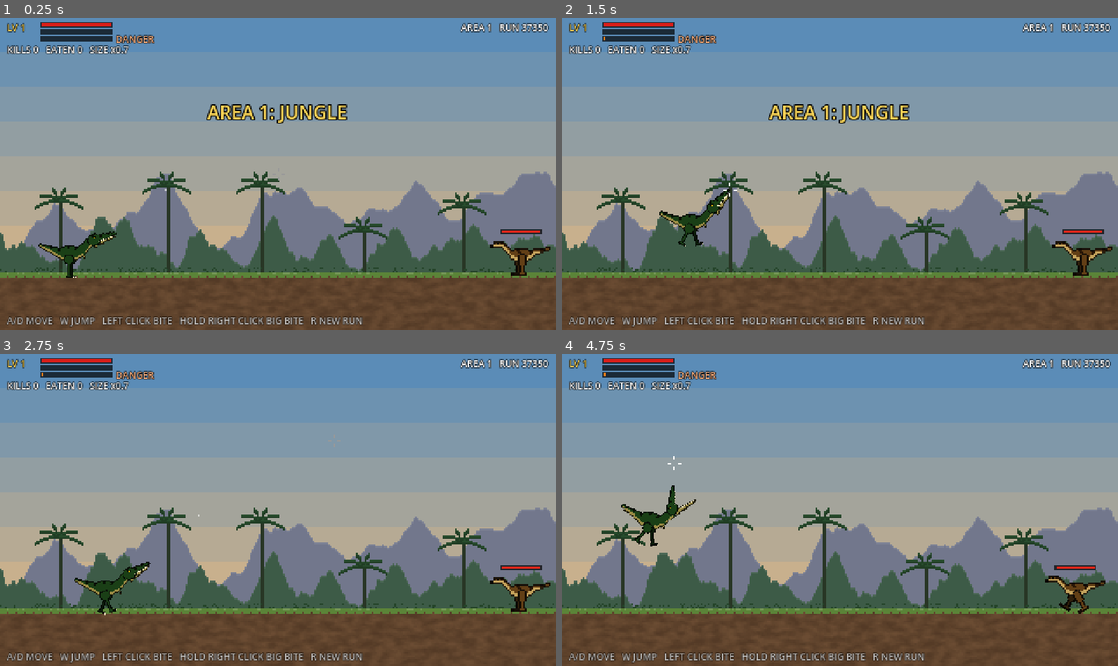
Above: before the commit, frames 1-4 (two rows, left to right).
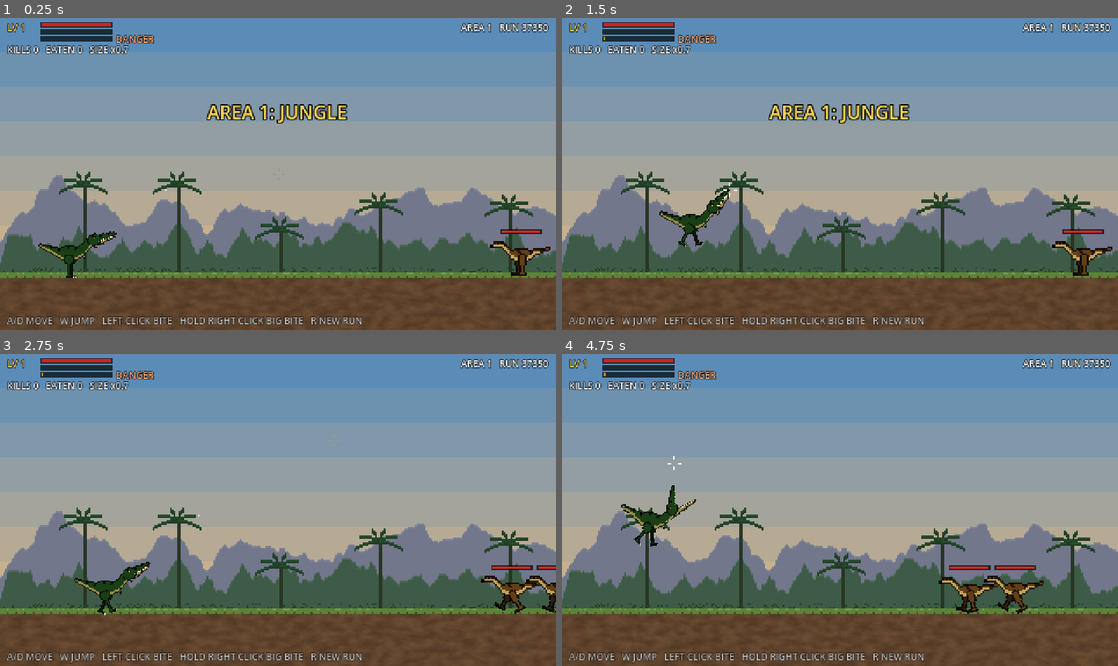
Above: after the commit, the same moments.

Repository: eflare17/Smashed-tv
Game: Godot game, scene res://main.tscn
Same seed, same stepped clock (60 frames per second), same inputs: the game is played once before the commit and once after it.
Inputs (mouse positions are in pixels of both pictures, inside the frame that each line leads up to):
- Up to frame 1 (0.25 s): no input
- Up to frame 2 (1.5 s): tap Enter at 0.5 s; move the mouse to (962, 158) at 0.52 s; hold D (right) 0.53-1.28 s; hold Right mouse button (big) 0.53-1.28 s; tap W (jump) at 0.77, 1.07 s; click (962, 158) at 0.8 s; move the mouse to (728, 189) at 1.27 s; hold A (left) from 1.28 s (still down); click (728, 189) at 1.35 s
- Up to frame 3 (2.75 s): tap W (jump) at 1.52, 1.55, 1.82, 2.1 s; move the mouse to (333, 441) at 2.02 s; release A (left) at 2.03 s; hold D (right) from 2.03 s (still down); hold Right mouse button (big) from 2.03 s (still down)
- Up to frame 4 (4.75 s): move the mouse to (812, 572) at 2.77 s; release D (right) at 2.78 s; release Right mouse button (big) at 2.78 s; hold Up 2.78-3.53 s; right-click (812, 572) at 2.85 s; tap W (jump) at 3.02, 3.32, 3.77, 3.8, 4.07, 4.52 s; click (812, 572) at 3.05 s; move the mouse to (1006, 556) at 3.52 s; press the mouse at (1006, 556) at 3.53 s; hold A (left) from 3.53 s (still down); move the mouse to (673, 463) at 4.27 s; release the mouse at (673, 463) at 4.28 s; tap 1 (pick1) at 4.35 s; right-click (673, 463) at 4.55 s

The runs differ from the first frame. In frame 1, 12% of the frame differs, in the area x 0-100%, y 49-82%; in frame 2, 12%; in frame 3, 13%; in frame 4, 13%, in the area x 0-100%, y 49-84%.

Commit message:
Dino: leg bites slow and cripple; rises, plateaus and shelves in the ground
- Speed follows the legs left (whole: full, gone: 30%), with a limp; under half
  their legs they're crippled: hunters can't jump, chargers can't charge
- Terrain: low rises walked up in steps, plateaus to jump onto (herds on top),
  one-way rock shelves in the air; creatures spawn on whatever's under them
- Fix: the terrain wasn't drawn (a local shadowed the slab list)
- Tests: 52 checks; tests/shot_terrain.gd photographs each kind

Co-Authored-By: Claude Fable 5.1 <noreply@anthropic.com>

Diff:
--- a/dino/scripts/area.gd
+++ b/dino/scripts/area.gd
@@ -29,6 +29,10 @@
 var palette: Array
 ## Rect2s: each obstacle's box, standing on the ground (what dinosaurs bump into and stand on).
 var obstacles: Array[Rect2] = []
+## Rock shelves in the air (one-way: jump up through, stand on), and the raised-ground slabs (drawn as ground).
+var platforms: Array[Rect2] = []
+var ground: Array[Rect2] = []
+var ground_y_ := 226.0
 ## Where herds start: [x, how many, which kind (HERD_*)].
 var herds: Array = []
 var exit_x := 0.0
@@ -39,16 +43,21 @@
 ## Lays the area out (no nodes yet): its length, obstacles, herds.
 func generate(n: int, run_seed: int, ground_y: float) -> void:
 	number = n
+	ground_y_ = ground_y
 	seed_value = hash([run_seed, n])
 	_rng.seed = seed_value
 	palette = PALETTES[(n - 1) % PALETTES.size()]
 	width = 2200 + n * 400 + _rng.randi_range(0, 600)
 	exit_x = width - 24.0
 	obstacles.clear()
+	platforms.clear()
+	ground.clear()
 	herds.clear()
 	var x := 360.0
 	while x < width - 260.0:
-		if _rng.randf() < 0.65:
+		var roll := _rng.randf()
+		if roll < 0.3:
+			# a rock to jump or a log to hop
 			if _rng.randf() < 0.55:
 				var w := _rng.randi_range(16, 30)
 				var h := _rng.randi_range(12, 22)
@@ -57,12 +66,43 @@
 				var w := _rng.randi_range(30, 48)
 				var h := _rng.randi_range(8, 11)
 				obstacles.append(Rect2(x, ground_y - h, w, h))
+		elif roll < 0.55:
+			# raised ground: a rise you walk up in steps (low) or a plateau you have to jump onto (high), sometimes
+			# with a herd grazing on top
+			var w := _rng.randi_range(120, 260)
+			var high := _rng.randf() < 0.4
+			var h := _rng.randi_range(26, 36) if high else _rng.randi_range(10, 12)
+			var top := Rect2(x, ground_y - h, w, h)
+			obstacles.append(top)
+			ground.append(top)
+			if not high:
+				# a step up and down either side
+				for side: Array in [[x - 14.0, 1], [x + w, 1]]:
+					var st := Rect2(side[0], ground_y - h * 0.5, 14, h * 0.5)
+					obstacles.append(st)
+					ground.append(st)
+			if _rng.randf() < 0.6:
+				var kind := herd_kind(_rng)
+				herds.append([x + w * 0.5, 1 if kind == HERD_CHARGER else _rng.randi_range(1, 2), kind])
+			x += w
+		elif roll < 0.7:
+			# a rock shelf in the air: jump up through it and stand on it
+			var w := _rng.randi_range(40, 72)
+			platforms.append(Rect2(x, ground_y - _rng.randi_range(28, 36), w, 6))
 		else:
 			var kind := herd_kind(_rng)
 			herds.append([x + _rng.randf_range(-40.0, 40.0), 1 if kind == HERD_CHARGER else _rng.randi_range(1, 2 + mini(n, 2)), kind])
 		x += _rng.randf_range(170.0, 380.0)
 	# always something to eat near the start
 	herds.push_front([300.0, 2, HERD_RUNNER])
+
+## Where the feet go at `x`: the ground, or the top of raised ground there.
+func floor_at(x: float) -> float:
+	var y := ground_y_
+	for slab in ground:
+		if x >= slab.position.x and x <= slab.end.x:
+			y = minf(y, slab.position.y)
+	return y
 
 ## Builds the nodes: sky, parallax hills and jungle, the ground, the obstacles, the stain layer, the exit sign.
 func build(view: Vector2, ground_y: float) -> void:
@@ -82,23 +122,23 @@
 	_add_layer(_ridge(960, 90, 40.0, 0.03, palette[3]), 0.4, ground_y - 88)
 	_add_layer(_jungle(960, 70, palette[4]), 0.7, ground_y - 66)
 
-	var ground := Image.create(width, int(view.y - ground_y) + 4, false, Image.FORMAT_RGBA8)
+	var ground_img := Image.create(width, int(view.y - ground_y) + 4, false, Image.FORMAT_RGBA8)
 	var n := FastNoiseLite.new()
 	n.seed = seed_value
 	n.frequency = 0.08
 	var light: Color = palette[5]
 	var dark: Color = palette[6]
 	var grass: Color = palette[7]
-	for y in ground.get_height():
+	for y in ground_img.get_height():
 		for x in width:
 			var c := light.lerp(dark, clampf(n.get_noise_2d(x, y * 2.0) + 0.5, 0.0, 1.0))
 			if y < 3:
 				c = grass if (y < 2 or (x * 7 + y) % 5 != 0) else c
 				if y == 0 and n.get_noise_1d(x * 3.0) > 0.2:
 					c = grass.lightened(0.15)
-			ground.set_pixel(x, y, c)
+			ground_img.set_pixel(x, y, c)
 	var g := Sprite2D.new()
-	g.texture = ImageTexture.create_from_image(ground)
+	g.texture = ImageTexture.create_from_image(ground_img)
 	g.centered = false
 	g.position = Vector2(0, ground_y - 3)
 	g.z_index = -6
@@ -108,7 +148,23 @@
 	stains.z_index = -5
 	add_child(stains)
 
+	for slab in ground:
+		var s := Sprite2D.new()
+		s.texture = ImageTexture.create_from_image(_slab(int(slab.size.x), int(slab.size.y), light, dark, grass))
+		s.centered = false
+		s.position = slab.position
+		s.z_index = -4
+		add_child(s)
+	for pf in platforms:
+		var s := Sprite2D.new()
+		s.texture = ImageTexture.create_from_image(_shelf(int(pf.size.x), int(pf.size.y) + 4))
+		s.centered = false
+		s.position = pf.position
+		s.z_index = -3
+		add_child(s)
 	for o in obstacles:
+		if ground.has(o):
+			continue
 		var img: Image
 		if o.size.y > 11.5:
 			img = DinoArt.rock(int(o.size.x), int(o.size.y), _rng)
@@ -183,6 +239,35 @@
 				img.set_pixel(xx, y, leaf.darkened(0.1))
 	return img
 
+## A slab of raised ground: dirt with a grass top and darker edges.
+func _slab(w: int, h: int, light: Color, dark: Color, grass: Color) -> Image:
+	var img := Image.create(w, h + 3, false, Image.FORMAT_RGBA8)
+	var n := FastNoiseLite.new()
+	n.seed = _rng.randi()
+	n.frequency = 0.1
+	for y in h + 3:
+		for x in w:
+			var c := light.lerp(dark, clampf(n.get_noise_2d(x, y * 2.0) + 0.5, 0.0, 1.0))
+			if y < 3:
+				c = grass if (y < 2 or (x * 7 + y) % 5 != 0) else c
+			if x == 0 or x == w - 1:
+				c = c.darkened(0.3)
+			img.set_pixel(x, y, c)
+	return img
+
+## A rock shelf: a grey slab, lighter on top, with a few lumps underneath.
+func _shelf(w: int, h: int) -> Image:
+	var img := Image.create(w, h, false, Image.FORMAT_RGBA8)
+	var grey := Color(0.48, 0.47, 0.45)
+	for y in h:
+		for x in w:
+			var edge := x < 2 or x >= w - 2
+			if y >= h - 2 and (edge or (x * 5 + y) % 7 < 3):
+				continue
+			var c := grey.lightened(0.15) if y == 0 else (grey.darkened(0.25) if y >= h - 3 or edge else grey)
+			img.set_pixel(x, y, c)
+	return img
+
 ## A random kind of herd: small runners most often, then the big grazers, now and then a charger. PLACEHOLDER mix.
 func herd_kind(rng: RandomNumberGenerator) -> int:
 	var r := rng.randf()
--- a/dino/scripts/charger.gd
+++ b/dino/scripts/charger.gd
@@ -34,12 +34,12 @@
 			if _t <= 0.0:
 				_t = rng.randf_range(2.0, 4.0)
 				_dir = [-1.0, 0.0, 0.0, 1.0][rng.randi() % 4]
-			vel.x = move_toward(vel.x, _dir * wander_speed, delta * 200.0)
+			vel.x = move_toward(vel.x, _dir * wander_speed * leg_speed(), delta * 200.0)
 			if _dir != 0.0:
 				set_facing(_dir)
 		ANGRY:
 			set_facing(to)
-			vel.x = move_toward(vel.x, signf(to) * WALK, delta * 200.0)
+			vel.x = move_toward(vel.x, signf(to) * WALK * leg_speed(), delta * 200.0)
 			if absf(to) < 120.0:
 				state = PAW
 				_t = 0.7
@@ -49,14 +49,17 @@
 		PAW:
 			set_facing(to)
 			vel.x = move_toward(vel.x, 0.0, delta * 400.0)
-			if _t <= 0.0:
+			if _t <= 0.0 and crippled():
+				# can't get up to speed any more: it just plods at you
+				state = ANGRY
+			elif _t <= 0.0:
 				state = CHARGE
 				_t = 1.1
 				_did_hit = false
-				vel.x = facing * CHARGE_SPEED
+				vel.x = facing * CHARGE_SPEED * leg_speed()
 				game.sfx.play("cry", 0.1, 0.0)
 		CHARGE:
-			vel.x = facing * CHARGE_SPEED
+			vel.x = facing * CHARGE_SPEED * leg_speed()
 			if not _did_hit and (game.player.covers(_horns(), 4.0) or game.player.covers(_horns() + Vector2(0, 8), 4.0)):
 				_did_hit = true
 				game.creature_hit(self, DAMAGE)
--- a/dino/scripts/dino.gd
+++ b/dino/scripts/dino.gd
@@ -7,6 +7,12 @@
 const DinoArt := preload("dino_art.gd")
 
 const GRAVITY := 520.0
+## Legs bitten away slow a creature down to this fraction of its speed; under CRIPPLED_UNDER of its legs it can't
+## jump or charge. PLACEHOLDER numbers.
+const LEG_MIN_SPEED := 0.3
+const CRIPPLED_UNDER := 0.5
+## A step this high or lower is walked up, not bumped into.
+const STEP := 12.0
 
 var game: Node
 var rig := Node2D.new()
@@ -93,12 +99,27 @@
 		walk_phase += delta * stride
 	else:
 		walk_phase = lerpf(walk_phase, roundf(walk_phase / PI) * PI, minf(1.0, delta * 10.0))
+	# bitten legs: the stride shortens into a limp, and the body dips on each step
+	var limp := 1.0 - legs_left()
 	for l in legs:
 		var part: PixelPart = l[0]
-		part.rotation = sin(walk_phase + l[1]) * 0.55 if on_ground else (0.5 if l[1] == 0.0 else -0.3)
-	body.position.y = body.get_meta("y0") - absf(sin(walk_phase)) * 1.0
+		var swing := 0.55 - limp * 0.35
+		part.rotation = sin(walk_phase + l[1]) * swing if on_ground else (0.5 if l[1] == 0.0 else -0.3)
+	body.position.y = body.get_meta("y0") - absf(sin(walk_phase)) * 1.0 + limp * 3.0 + (maxf(0.0, sin(walk_phase)) * limp * 2.0)
 	(rig.material as ShaderMaterial).set_shader_parameter("flash", 0.85 if flash > 0.0 else 0.0)
 	flash -= delta
+
+## How much of its legs it still has, 0..1.
+func legs_left() -> float:
+	return zone_fraction(DinoArt.LEGS)
+
+## How fast it can go with the legs it has left: full speed with them whole, down to LEG_MIN_SPEED with them gone.
+func leg_speed() -> float:
+	return lerpf(LEG_MIN_SPEED, 1.0, legs_left())
+
+## Legs too bitten to jump or charge.
+func crippled() -> bool:
+	return legs_left() < CRIPPLED_UNDER
 
 ## The zone under `world` (top-most part first), or 0.
 func zone_at(world: Vector2) -> int:
@@ -187,6 +208,11 @@
 	blocked = 0
 	for o: Rect2 in game.obstacles:
 		if position.x + hw > o.position.x and position.x - hw < o.end.x and position.y > o.position.y + 1.0:
+			# a low step is walked up; anything higher is a wall
+			if on_ground and position.y - o.position.y <= STEP + 0.5:
+				position.y = o.position.y
+				prev.y = o.position.y
+				continue
 			if prev.x <= o.get_center().x:
 				position.x = o.position.x - hw
 				blocked = 1
@@ -198,6 +224,12 @@
 	for o: Rect2 in game.obstacles:
 		if position.x + hw > o.position.x and position.x - hw < o.end.x and prev.y <= o.position.y + 1.0:
 			floor_y = minf(floor_y, o.position.y - foot)
+	# shelves in the air are one-way: jump up through them, land on them from above
+	if vel.y >= 0.0:
+		for o: Rect2 in game.platforms:
+			if position.x + hw > o.position.x and position.x - hw < o.end.x and prev.y <= o.position.y + 1.0 \
+					and position.y >= o.position.y - 0.5:
+				floor_y = minf(floor_y, o.position.y - foot)
 	on_ground = position.y >= floor_y
 	if on_ground:
 		position.y = floor_y
--- a/dino/scripts/hunter.gd
+++ b/dino/scripts/hunter.gd
@@ -39,13 +39,13 @@
 			set_facing(to)
 			_patience -= delta
 			if absf(to) > RANGE * 0.8 or _patience > 0.0:
-				vel.x = move_toward(vel.x, signf(to) * SPEED, delta * 400.0)
+				vel.x = move_toward(vel.x, signf(to) * SPEED * leg_speed(), delta * 400.0)
 				if absf(to) < RANGE * 0.6:
 					vel.x = move_toward(vel.x, 0.0, delta * 800.0)
 			else:
 				vel.x = 0.0
 				_go(WINDUP, WINDUP_TIME)
-			if blocked != 0 and on_ground:
+			if blocked != 0 and on_ground and not crippled():
 				vel.y = -JUMP
 				on_ground = false
 		WINDUP:
@@ -53,7 +53,7 @@
 			vel.x = move_toward(vel.x, 0.0, delta * 600.0)
 			if _t <= 0.0:
 				_did_hit = false
-				vel.x = facing * LUNGE_SPEED
+				vel.x = facing * LUNGE_SPEED * leg_speed()
 				_go(LUNGE, LUNGE_TIME)
 				game.sfx.play("snap", 0.1, -4.0)
 		LUNGE:
--- a/dino/scripts/main.gd
+++ b/dino/scripts/main.gd
@@ -64,6 +64,8 @@
 var area: Area
 var world_w := 2400
 var obstacles: Array[Rect2] = []
+## Shelves in the air: one-way (jump up through them, stand on them).
+var platforms: Array[Rect2] = []
 var rng := RandomNumberGenerator.new()
 
 var state := PLAY
@@ -167,6 +169,7 @@
 	area.generate(n, run_seed, GROUND_Y)
 	world_w = area.width
 	obstacles = area.obstacles
+	platforms = area.platforms
 	add_child(area)
 	move_child(area, 0)
 	area.build(VIEW, GROUND_Y)
@@ -227,7 +230,8 @@
 
 func _add(c: Prey, x: float) -> Prey:
 	c.game = self
-	c.position = Vector2(clampf(x, 20.0, world_w - 20.0), GROUND_Y)
+	x = clampf(x, 20.0, world_w - 20.0)
+	c.position = Vector2(x, area.floor_at(x))
 	area.add_child(c)
 	c.set_facing(-1.0 if x > player.position.x else 1.0)
 	if show_zones:
@@ -533,6 +537,14 @@
 			zone = _main_zone(r.zones)
 		if not light:
 			_popups.append([DinoArt.ZONE_NAMES[zone], p + Vector2(0, -6), 0.7, Color(1, 0.9, 0.5)])
+		# legs bitten: it slows, and past the point of no jumping it's crippled
+		if zone == DinoArt.LEGS and not pr.dead and not light:
+			var was_crippled: bool = pr.get_meta("crippled", false)
+			if pr.crippled() and not was_crippled:
+				pr.set_meta("crippled", true)
+				_popups.append(["CRIPPLED!", pr.global_position + Vector2(0, -pr.height - 14), 1.2, Color(1, 0.6, 0.3)])
+			elif not pr.crippled():
+				_popups.append(["SLOWED", p + Vector2(0, -14), 0.7, Color(1, 0.8, 0.5)])
 		var was_dead := pr.dead
 		if was_dead:
 			# eating: a little health and XP for every mouthful; rotten meat feeds you nothing
--- a/dino/scripts/prey.gd
+++ b/dino/scripts/prey.gd
@@ -85,7 +85,7 @@
 			elif _t <= 0.0:
 				_t = rng.randf_range(1.5, 3.5)
 				_dir = [-1.0, 0.0, 0.0, 1.0][rng.randi() % 4]
-			vel.x = move_toward(vel.x, _dir * wander_speed, delta * 200.0)
+			vel.x = move_toward(vel.x, _dir * wander_speed * leg_speed(), delta * 200.0)
 		FLEE:
 			_flee_t -= delta
 			# cornered against the edge of the world or an obstacle: turn and bolt past
@@ -100,7 +100,7 @@
 					state = GRAZE
 					_rest = rest_time
 					_dir = 0.0
-			vel.x = move_toward(vel.x, _dir * run_speed, delta * 500.0)
+			vel.x = move_toward(vel.x, _dir * run_speed * leg_speed(), delta * 500.0)
 		DEAD:
 			vel.x = move_toward(vel.x, 0.0, delta * 300.0)
 	if _dir != 0.0 and state != DEAD:
--- /dev/null
+++ b/dino/tests/shot_terrain.gd
@@ -0,0 +1,47 @@
+extends SceneTree
+## Photographs the terrain (needs a window): the player standing by each kind of raised ground and a shelf.
+## From the dino folder: godot --path . --script res://tests/shot_terrain.gd -- --out=<folder> [--seed=<n>]
+
+func _initialize() -> void:
+	_run.call_deferred()
+
+func _shot(out: String, name: String) -> void:
+	await RenderingServer.frame_post_draw
+	root.get_viewport().get_texture().get_image().save_png("%s/%s.png" % [out, name])
+
+func _run() -> void:
+	var out := "shots"
+	for a in OS.get_cmdline_user_args():
+		if a.begins_with("--out="):
+			out = a.substr(6)
+	DirAccess.make_dir_recursive_absolute(out)
+	var main: Node = load("res://main.tscn").instantiate()
+	root.add_child(main)
+	for f in 5:
+		await process_frame
+	main.set("_hunt_t", 99999.0)
+	var pl: Player = main.player
+	var shown := {}
+	var n := 0
+	for slab: Rect2 in main.area.ground:
+		var high := slab.size.y > 20.0
+		var key := "plateau" if high else "rise"
+		if shown.has(key):
+			continue
+		shown[key] = true
+		pl.position = Vector2(slab.position.x - 40.0, main.GROUND_Y)
+		pl.vel = Vector2.ZERO
+		for f in 8:
+			await process_frame
+		n += 1
+		await _shot(out, "terrain_%d_%s" % [n, key])
+	for shelf: Rect2 in main.area.platforms:
+		pl.position = Vector2(shelf.position.x - 30.0, main.GROUND_Y)
+		pl.vel = Vector2.ZERO
+		for f in 8:
+			await process_frame
+		n += 1
+		await _shot(out, "terrain_%d_shelf" % n)
+		break
+	print("ground slabs %d, shelves %d, obstacles %d" % [main.area.ground.size(), main.area.platforms.size(), main.area.obstacles.size()])
+	quit()
--- a/dino/tests/test_bite.gd
+++ b/dino/tests/test_bite.gd
@@ -41,6 +41,7 @@
 	rng.seed = 1
 	# a quiet, flat test ground: no obstacles, no hunters turning up
 	main.obstacles.clear()
+	main.platforms.clear()
 	main.set("_hunt_t", 99999.0)
 	var prey: Prey = main.creatures[0]
 
@@ -329,6 +330,7 @@
 	while main.state == main.CHOOSE:
 		main._pick(1)
 	main.obstacles.clear()
+	main.platforms.clear()
 	main.set("_hunt_t", 99999.0)
 	pl = main.player
 
@@ -365,6 +367,49 @@
 	# (killing the hunter may have levelled you up: pick, so the game runs on)
 	while main.state == main.CHOOSE:
 		main._pick(1)
+	# bitten legs slow a creature down, and enough bites cripple it
+	var lame: Prey = main.spawn_prey(760.0)
+	await _frames(2)
+	var full_speed: float = lame.leg_speed()
+	for k in 40:
+		var lpts: Array = _zone_points(lame, DinoArt.LEGS)
+		if lpts.is_empty() or lame.crippled():
+			break
+		main.player_bite(pl, lpts[rng.randi() % lpts.size()], pl.bite_radius)
+	_check("leg bites slow it down", lame.leg_speed() < full_speed * 0.8, "%.2f of its speed" % lame.leg_speed())
+	_check("enough leg bites cripple it", lame.crippled(), "%.0f%% of its legs left" % (lame.legs_left() * 100.0))
+	lame.queue_free()
+	main.creatures.erase(lame)
+
+	# terrain: a low step is walked up, a shelf in the air is landed on from above and jumped up through
+	var step := Rect2(800.0, main.GROUND_Y - 10.0, 60.0, 10.0)
+	main.obstacles.append(step)
+	pl.position = Vector2(780.0, main.GROUND_Y)
+	pl.vel = Vector2.ZERO
+	for f in 60:
+		pl.step(1.0 / 60.0, 1.0, false, false, pl.global_position + Vector2(50, -10))
+	_check("a low step is walked up without jumping", pl.position.x > step.position.x + 10.0 and absf(pl.position.y - step.position.y) < 0.5,
+			"x %.0f, y %.0f" % [pl.position.x, pl.position.y])
+	main.obstacles.erase(step)
+	var shelf := Rect2(900.0, main.GROUND_Y - 32.0, 60.0, 6.0)
+	main.platforms.append(shelf)
+	pl.position = Vector2(930.0, main.GROUND_Y)
+	pl.vel = Vector2.ZERO
+	pl.step(1.0 / 60.0, 0.0, true, false, pl.global_position + Vector2(50, -10))
+	var went_through := false
+	var landed := false
+	for f in 90:
+		pl.step(1.0 / 60.0, 0.0, false, false, pl.global_position + Vector2(50, -10))
+		if pl.position.y < shelf.position.y - 2.0:
+			went_through = true
+		if went_through and pl.on_ground and absf(pl.position.y - shelf.position.y) < 0.5:
+			landed = true
+			break
+	_check("a shelf is jumped up through and landed on", went_through and landed, "y %.0f" % pl.position.y)
+	main.platforms.erase(shelf)
+	while main.state == main.CHOOSE:
+		main._pick(1)
+
 	# the far end leads to the next area
 	pl.position = Vector2(main.area.exit_x + 1.0, main.GROUND_Y)
 	main.set("_stop", 0.0)
Not shown, changed: dino/PLAN.md
